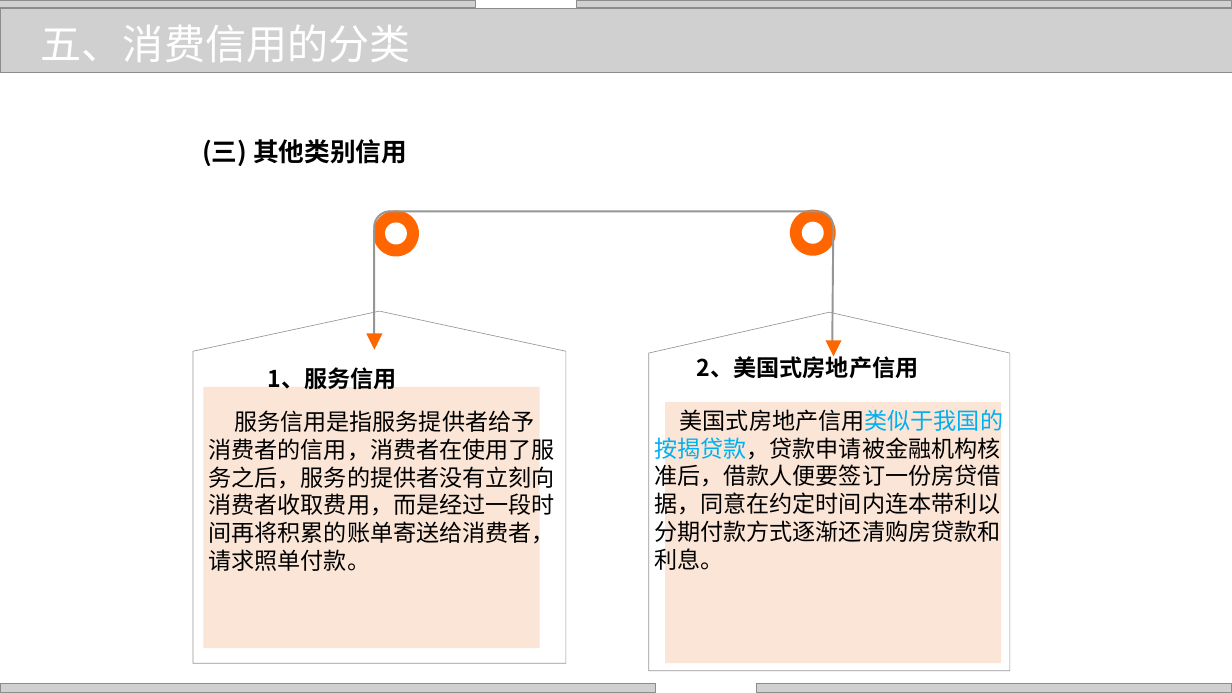
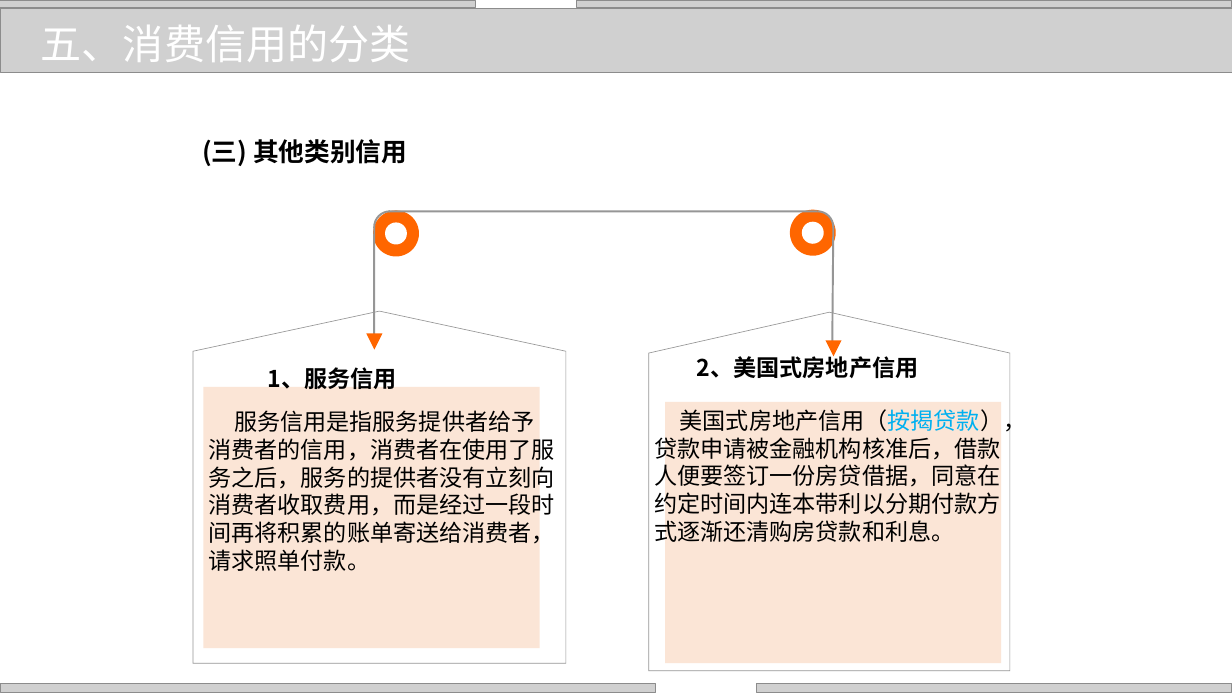
Before and after one commit to zhangjianzhang/internet_credit, a slide deck: slide 14 of files/slides/lecture_14.pptx. Drawn at 1232x693 pixels with LibreOffice and Linux fonts; fonts in the diff are those of the drawing; grey boxes stand for pictures; background and template pictures are left out. Boxes give left, top, right and bottom in pixels: in the first picture for what was removed or moved away, otherwise in the second. Text is boxed around its words. In the diff, an @@ line names an element or a change of style, - is before the commit and + after.

```diff
--- a/files/slides/lecture_14.pptx
+++ b/files/slides/lecture_14.pptx
@@ text at (654, 406, 1026, 546): text changed @@
-美国式房地产信用类似于我国的按揭贷款，贷款申请被金融机构核准后，借款人便要签订一份房贷借据，同意在约定时间内连本带利以分期付款方式逐渐还清购房贷款和利息。
+美国式房地产信用（按揭贷款），贷款申请被金融机构核准后，借款人便要签订一份房贷借据，同意在约定时间内连本带利以分期付款方式逐渐还清购房贷款和利息。
```
Also in this commit, not shown: 6 other slides changed, 6 other files.
